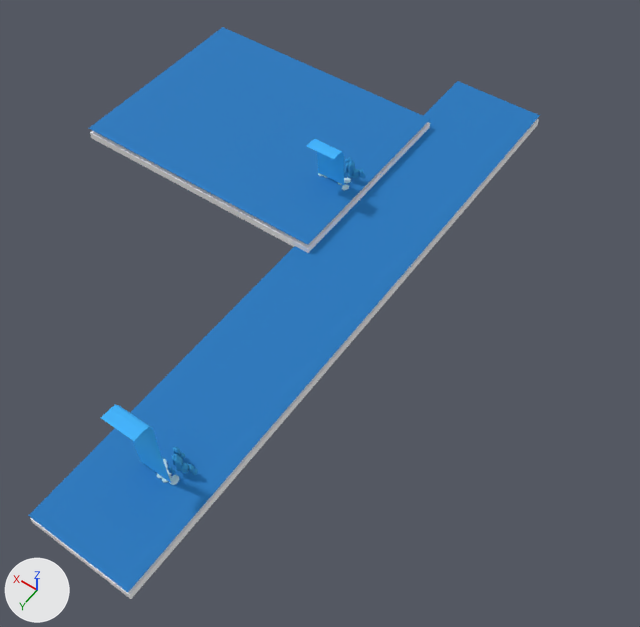
Renders of the glTF model assets/models/mine_reference/water.glb from each side of a commit.
Both versions are drawn from a 50 mm camera at (-27.6, 52.1, 72.4) aimed at (8.5, 1.6, -7.0). Lighting does not change. The marker at lower left points along +X, +Y and +Z. The picture after the commit comes second. Where no turn or scale is listed for an object, it has been applied to the vertices. Vertices at exactly the same position are counted once.

Names of what the first picture shows: 'water_Mine_Fall', 'water_Mine_Rock', 'water_Mine_Water' and 2 more.
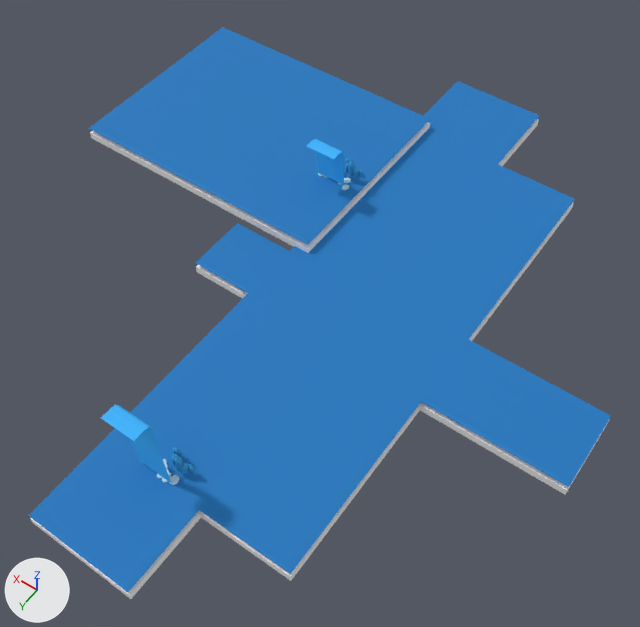
What differs and where, as boxes (x1, y1, x2, y2) in the pictures (640 x 627 px):
'water_Mine_Water', reshaped (14% wider): before (28, 27, 540, 592); after (28, 27, 611, 592)
'water_Mine_Rock', reshaped (14% wider): before (30, 119, 539, 599); after (30, 119, 610, 599)
part 1 of me_riverbed_002, added: after (196, 265, 248, 299)
part 2 of me_riverbed_002, added: after (200, 202, 610, 581)
part 3 of me_water_centralchannel_001, added (blue): after (195, 223, 289, 293)
part 4 of me_water_centralchannel_001, added (blue): after (200, 164, 611, 574)

Edits to the bpy script that builds the scene:
```text
Change me_riverbed_002:
    used by ob_water_mine_rock; location = (10.5, -3.0, -8.2)
    remove me_riverbed_002.from_pydata(...)  # 16 vertices, 24 faces; spans x -6.5..40.5, y -41.0..41.0, z -0.5..2.0
    add me_riverbed_002.from_pydata(...)  # 44 vertices, 72 faces; spans x -34.5..40.5, y -41.0..41.0, z -0.5..2.0
    me_riverbed_002 part 1: a new loose piece, a box spanning x 6.5..14.5, y -1.0..7.0, z -0.5..0.5, in mat_mine_rock (white #ffffff)
    me_riverbed_002 part 2: a new loose piece of 20 vertices spanning x -34.5..-6.5, y -29.0..31.0, z -0.5..0.5, in mat_mine_rock (white #ffffff)
Change me_water_centralchannel_001:
    used by ob_water_mine_water; location = (10.5, -3.0, -7.0)
    remove me_water_centralchannel_001.from_pydata(...)  # 16 vertices, 24 faces; spans x -6.5..40.5, y -41.0..41.0, z 0.0..1.5
    add me_water_centralchannel_001.from_pydata(...)  # 44 vertices, 72 faces; spans x -34.5..40.5, y -41.0..41.0, z 0.0..1.5
    me_water_centralchannel_001 part 3: a new loose piece, a box spanning x 6.5..14.5, y -1.0..7.0, z -0.013..0.013, in mat_mine_water (blue #146eb0)
    me_water_centralchannel_001 part 4: a new loose piece of 20 vertices spanning x -34.5..-6.5, y -29.0..31.0, z 0.0, in mat_mine_water (blue #146eb0)
```
